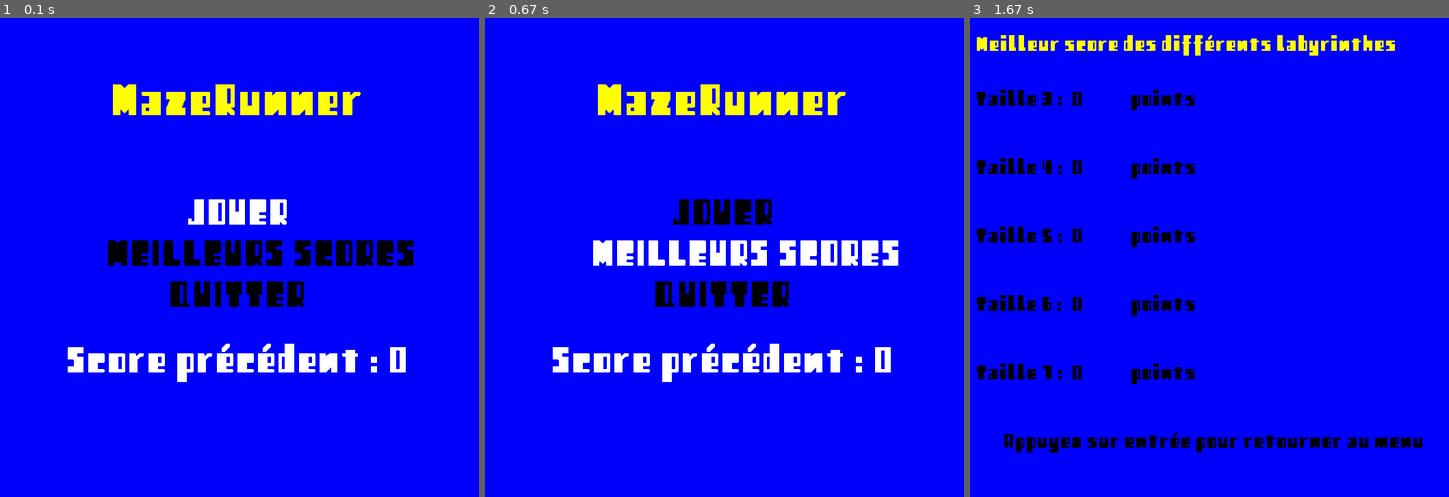
Above: before the commit, frames 1-3 (left to right).
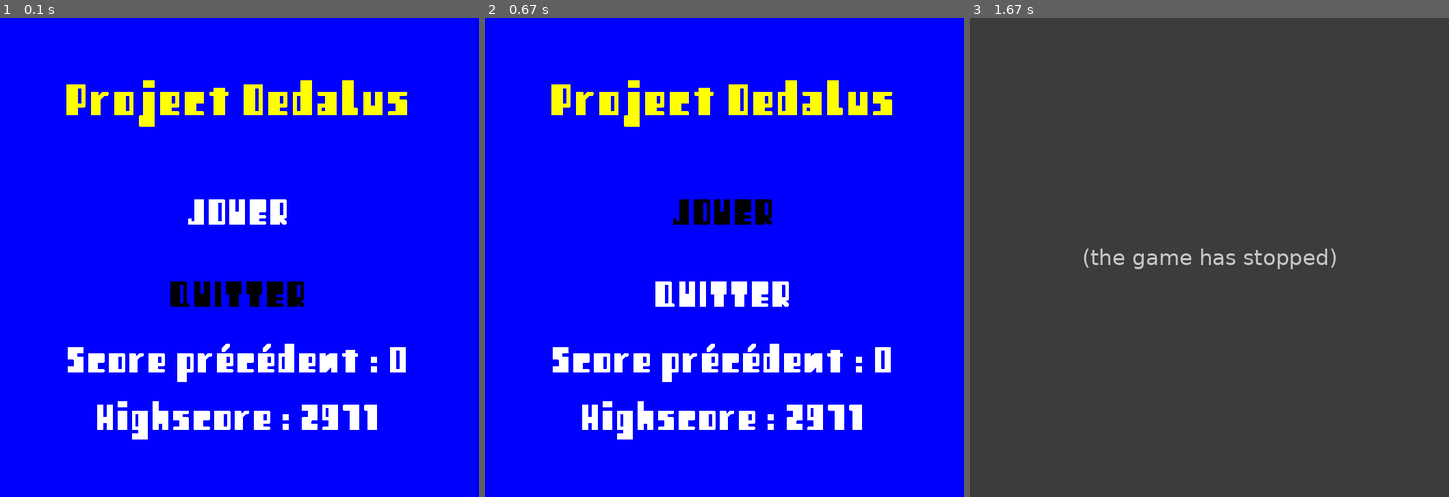
Above: after the commit, the same moments.

Repository: AndrienMont/VISI301
Game: pygame game, started from prototype alpha-2.py
Same seed, same stepped clock (60 frames per second), same inputs: the game is played once before the commit and once after it.
Inputs:
- Up to frame 1 (0.1 s): no input
- Up to frame 2 (0.67 s): hold Down from 0.33 s (still down)
- Up to frame 3 (1.67 s): release Down at 0.8 s; tap Enter at 0.83 s

The runs differ from the first frame. In frame 1, 5.9% of the frame differs, in the area x 13-87%, y 13-88%; in frame 2, 6.8%; in frame 3, 100%, in the area x 0-100%, y 0-100%.
After the commit the program exited at 0.83 s; later frames show no game.

Commit message:
Ajout du highscore

Diff:
--- /dev/null
+++ b/highscore.txt
@@ -0,0 +1,3 @@
+2500
+2940
+2971
--- a/prototype alpha-2.py
+++ b/prototype alpha-2.py
@@ -141,11 +141,11 @@
                         fenetre.blit(self.sprite_idle_3 , (x_F1, y_F1))
                 else:
                         fenetre.blit(self.sprite_idle_4 , (x_F1, y_F1))
-best = [0,0,0,0,0]
+#best = [0,0,0,0,0]
 
 def main(taille):
     global lastScore
-    global best
+    #global best
     pygame.init()
 
     os.environ['SDL_VIDEO_CENTERED'] = '1'
@@ -154,9 +154,23 @@
     screen_height=700
     screen=pygame.display.set_mode((screen_width, screen_height))
 
-
-    if lastScore > best[taille-4]:
-            best[taille-4] = lastScore
+    fileR = open("highscore.txt")
+    lignes = fileR.read().splitlines()
+    Hscore = int(lignes[-1])
+    fileR.close()
+    fileW = open("highscore.txt","a")
+
+    if lastScore > Hscore :
+        fileW.write(str(lastScore)+"\n")
+        Hscore = lastScore
+
+
+    fileW.close()
+
+
+
+    #if lastScore > best[taille-4]:
+     #       best[taille-4] = lastScore
 
     clock = pygame.time.Clock()
     counter = 0
@@ -189,7 +203,7 @@
 
     jeu = False
     menu=True
-    menuScores = False
+    #menuScores = False
     affiche_fin = True
     selected="jouer"
 
@@ -201,62 +215,65 @@
                     if event.type==pygame.KEYDOWN:
                             if event.key==pygame.K_UP and choice > 0 :
                                     choice = choice-1
-                            elif event.key==pygame.K_DOWN and choice < 4 :
+                            elif event.key==pygame.K_DOWN and choice < 3 :
                                     choice = choice+1
                             if choice == 1:
                                     selected="jouer"
+                            #if choice == 2:
+                            #        selected="scores"
                             if choice == 2:
-                                    selected="scores"
-                            if choice == 3:
                                     selected="quitter"
                             if event.key==pygame.K_RETURN:
                                 if selected=="jouer":
                                         jeu = True
                                         menu = False
-                                        menuScores = False
-                                if selected=="scores":
+                                        #menuScores = False
+                                """if selected=="scores":
                                         jeu = False
                                         menu = False
-                                        menuScores = True
+                                        menuScores = True"""
 
                                 if selected=="quitter":
                                         pygame.quit()
                                         quit()
 
             screen.fill(blue)
-            title=text_format("MazeRunner", font, 90 , yellow)
+            title=text_format("Project Dedalus", font, 90 , yellow)
             if selected=="jouer":
                 text_start=text_format("JOUER", font, 75, white)
             else:
                 text_start = text_format("JOUER", font, 75, black)
-            if selected=="scores":
+            """if selected=="scores":
                 text_score=text_format("MEILLEURS SCORES", font, 75, white)
             else:
-                text_score= text_format("MEILLEURS SCORES", font, 75, black)
+                text_score= text_format("MEILLEURS SCORES", font, 75, black)"""
             if selected=="quitter":
                 text_quit=text_format("QUITTER", font, 75, white)
             else:
                 text_quit = text_format("QUITTER", font, 75, black)
 
             scoreDisp = text_format("Score précédent : "+str(lastScore), font, 75, white)
+            meilleurScore = text_format("Highscore : "+str(Hscore), font,75,white)
 
             title_rect=title.get_rect()
             start_rect=text_start.get_rect()
-            score_rect=text_score.get_rect()
+            #score_rect=text_score.get_rect()
             quit_rect=text_quit.get_rect()
             score_rect=scoreDisp.get_rect()
+            hscore_rect=meilleurScore.get_rect()
 
             screen.blit(title, (screen_width/2 - (title_rect[2]/2), 80))
             screen.blit(text_start, (screen_width/2 - (start_rect[2]/2), 250))
-            screen.blit(text_score, (screen_width/3 - (start_rect[2]/2), 310))
+            #screen.blit(text_score, (screen_width/3 - (start_rect[2]/2), 310))
             screen.blit(text_quit, (screen_width/2 - (quit_rect[2]/2), 370))
             screen.blit(scoreDisp, (screen_width/2 - (score_rect[2]/2), 2*screen_height/3))
+            screen.blit(meilleurScore,(screen_width/2 - (hscore_rect[2]/2), 550))
             pygame.display.update()
             pygame.display.set_caption("Prototype Alpha-2 du projet MazeRunner")
 
 
 
-    while menuScores:
+    """while menuScores:
         for event in pygame.event.get():
                 if event.type == QUIT:
                     menuScores = False
@@ -293,7 +310,7 @@
 
         screen.blit(font3.render("Appuyez sur entrée pour retourner au menu", 1,black),(50,600))
 
-        pygame.display.update()
+        pygame.display.update()"""
 
 
 
@@ -547,6 +564,13 @@
             screen.blit(font3.render("Vous avez mit ", 1,white),(50,300))
             screen.blit(font3.render(str(counter), 1,white),(300,300))
             screen.blit(font3.render(" secondes pour sortir", 1,white),(350,300))
+            fileR = open("highscore.txt")
+            lignesR = fileR.read().splitlines()
+            HscoreR = int(lignes[-1])
+            fileR.close()
+            if score > HscoreR :
+                    screen.blit(font3.render("Félicitations ! Nouveau Highscore !",1,white),(100,400))
+
 
 
             pygame.display.update()
